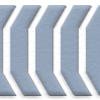
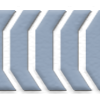
The second 100x100 image is a revision of the first. Changes to its layers:
painted on "矩形 2 拷贝 10" over [0, 5, 100, 95]
